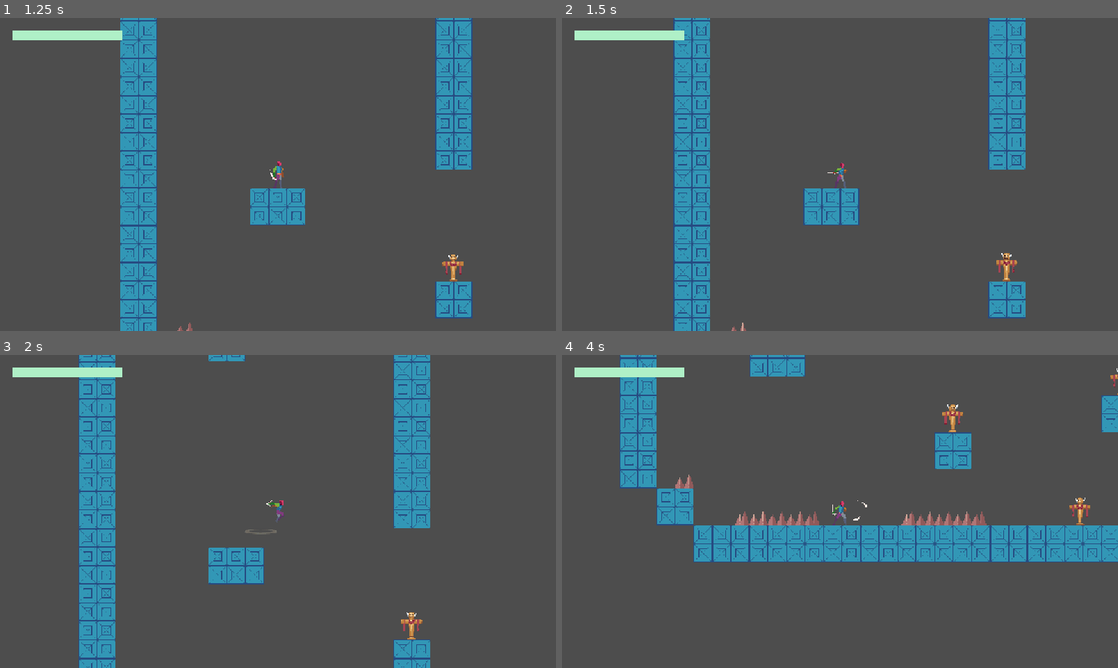
Above: before the commit, frames 1-4 (two rows, left to right).
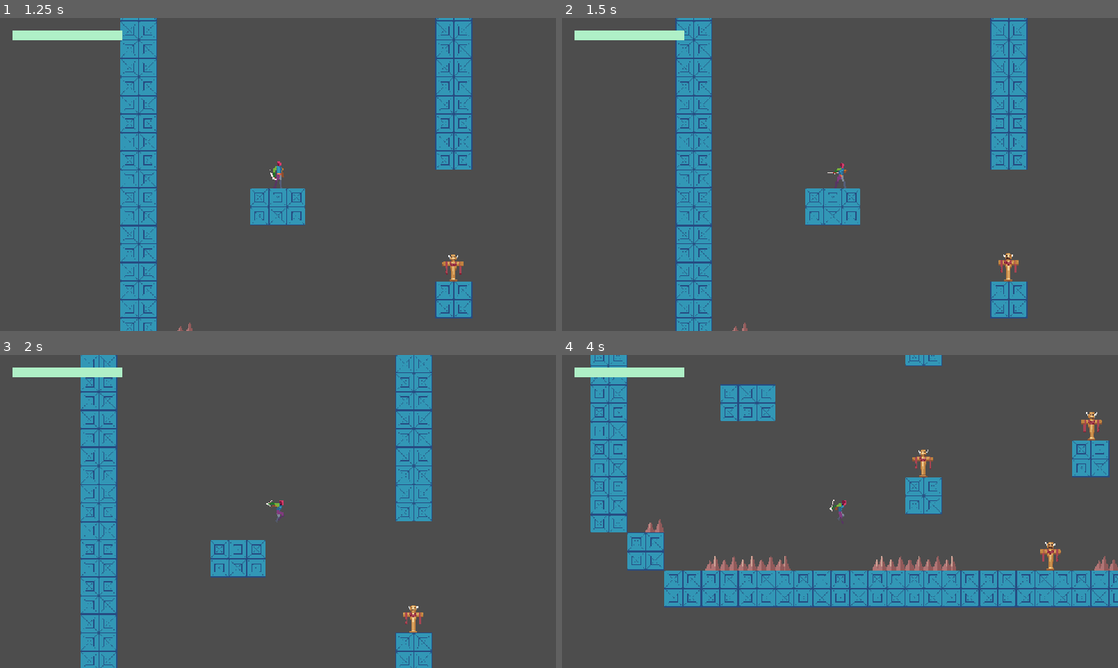
Above: after the commit, the same moments.

Repository: jbradlim08/MindBlade
Game: Godot game, scene res://scene/game/main_menu.tscn
The game is run twice, just before and just after one commit, with the same random seed, the same clock (stepped at 60 frames per second) and the same inputs.
Inputs (mouse positions are in pixels of both pictures, inside the frame that each line leads up to):
- Up to frame 1 (1.25 s): click (122, 174) at 0.5 s
- Up to frame 2 (1.5 s): tap Enter at 1.25 s; move the mouse to (962, 158) at 1.27 s; hold D (right) from 1.28 s (still down); hold Middle mouse button (middle-mouse) from 1.28 s (still down); click (962, 158) at 1.35 s
- Up to frame 3 (2 s): keep holding D (right); keep holding Middle mouse button (middle-mouse); tap Space (jump) at 1.52, 1.82 s
- Up to frame 4 (4 s): move the mouse to (728, 527) at 2.02 s; release Middle mouse button (middle-mouse) at 2.03 s; tap Middle mouse button (middle-mouse) at 2.1 s; click (728, 527) at 2.17 s; tap Space (jump) at 2.27, 2.57, 3.77, 3.8 s; right-click (728, 527) at 2.3 s; move the mouse to (684, 514) at 2.77 s; release D (right) at 2.78 s; hold A (left) 2.78-3.53 s; right-click (684, 514) at 2.85 s; click (684, 514) at 2.92 s; tap Shift at 3.05, 3.6 s; move the mouse to (840, 505) at 3.52 s; hold D (right) from 3.53 s (still down); click (840, 505) at 3.67 s

Frame 1 is identical in both runs. In frame 2, 4.3% of the frame differs, in the area x 20-84%, y 0-100%; in frame 3, 6.2%; in frame 4, 33%, in the area x 5-100%, y 0-81%.

Commit message:
Change CollisionShape2D name to HitboxCollision for better readability. Fix bug of player attacking and jump in idle mode by adding a condition that player isn't allow to jump if the player is in JUMP state. Beautify the code with a lot of #region throughout the code

Diff:
--- a/character/base_player.gd
+++ b/character/base_player.gd
@@ -25,7 +25,7 @@
 @onready var sprite: Sprite2D = $Sprite2D
 @onready var anim: AnimationPlayer = $AnimationPlayer
 @onready var blades = $Blades.get_children()
-@onready var hitbox: CollisionShape2D = $Hitbox/CollisionShape2D
+@onready var hitbox: CollisionShape2D = $Hitbox/HitboxCollision
 
 var cur_state: PlayerState = PlayerState.IDLE
 var dir: float = 0.0
@@ -36,6 +36,7 @@
 var is_jump_attack: bool = false
 var can_jump_attack: bool = true
 var can_hurt: bool = true
+var enemy_pos: Vector2 = Vector2.ZERO
 
 func _ready() -> void:
 	SignalManager.on_player_die.connect(die)
@@ -46,25 +47,13 @@
 			#set_state(PlayerState.THROW)
 
 func _physics_process(delta: float) -> void:
-	get_dir_input()
 	apply_gravity(delta)
-	handle_jump()
-	handle_fall()
-	handle_movement()
-	update_facing()
-	update_hitbox_dir()
-	if is_attacking:
-		return
-	move_and_slide()
-
-	# after move_and_slide
-	reset_jump() # reset jump if satisfied
-	update_state() # update state every process
-
-#region Input
-func get_dir_input() -> void:
-	dir = Input.get_axis("left", "right")
-#endregion
+
+	#handle all input to movement, jump, and other states
+	handle_input()
+	if not is_attacking:
+		move_and_slide()
+	reset_jump() # reset jump after all movement
 
 #region Gravity
 func apply_gravity(delta: float) -> void:
@@ -72,10 +61,36 @@
 		velocity += get_gravity() * gravity_scale * delta
 #endregion
 
-#region Movement
+#region Handle State Input
+func get_dir_input() -> void:
+	dir = Input.get_axis("left", "right")
+
+func check_movement() -> void:
+	if not is_on_floor():
+		return
+	if dir != 0:
+		set_state(PlayerState.RUN)
+	else:
+		set_state(PlayerState.IDLE)
+
+func check_fall() -> void:
+	if not is_on_floor():
+		if velocity.y >= 0:
+			is_jump_attack = false
+			set_state(PlayerState.FALL)
+			# this is to prevent throw state condition being paused
+
+func handle_movement() -> void:
+	if dir != 0:
+		velocity.x = dir * speed
+	else:
+		# gradually slow down
+		velocity.x = move_toward(velocity.x, 0, speed)
+
 func handle_jump() -> void:
 	# Start jump
 	if Input.is_action_just_pressed("jump") and jump_count < max_jumps and not is_jump_attack:
+		set_state(PlayerState.JUMP)
 		velocity.y = jump_velocity
 		if is_on_floor():
 			jump_count += 1
@@ -83,10 +98,10 @@
 		else:
 			jump_count += max_jumps
 			SignalManager.on_jump_on_air.emit(global_position)
-
 	# Release early = shorter jump
 	if Input.is_action_just_released("jump") and velocity.y < 0.0 and not is_jump_attack:
-		velocity.y *= jump_cut_multiplier
+		if GameManager.can_get_input:
+			velocity.y *= jump_cut_multiplier
 
 func reset_jump() -> void:
 	if is_on_floor():
@@ -97,14 +112,25 @@
 	if Input.is_action_just_pressed("down") and not is_on_floor() and cur_state != PlayerState.JUMP_ATTACK:
 		velocity.y = fall_velocity
 
-func handle_movement() -> void:
-	if dir != 0:
-		velocity.x = dir * speed
-	else:
-		# gradually slow down
-		velocity.x = move_toward(velocity.x, 0, speed)
+
+func handle_attack() -> void:
+	if Input.is_action_just_pressed("left-click"):
+		if is_on_floor() and not is_attacking and cur_state != PlayerState.JUMP:
+			set_state(PlayerState.ATTACK)
+		else:
+			if can_jump_attack:
+				set_state(PlayerState.JUMP_ATTACK)
+
+	if Input.is_action_just_released("left-click") and not is_on_floor() and cur_state != PlayerState.FALL:
+		if GameManager.can_get_input:
+			velocity.y *= jump_cut_multiplier
+
+func handle_throw() -> void:
+	if Input.is_action_just_pressed("right-click"):
+		set_state(PlayerState.THROW)
 
 func update_facing() -> void:
+	# not allowed player to flip sprite when jump attack
 	if cur_state == PlayerState.JUMP_ATTACK:
 		sprite.flip_h = sprite.flip_h
 		return
@@ -119,39 +145,23 @@
 		hitbox.position.x = 28
 	else:
 		hitbox.position.x = -28
-#endregion
-
-#region State
-func update_state() -> void:
-	if is_on_floor():
-		if dir != 0:
-			set_state(PlayerState.RUN)
-		else:
-			set_state(PlayerState.IDLE)
-
-	if not is_on_floor():
-		if velocity.y >= 0:
-			is_jump_attack = false
-			# this is to prevent throw state condition being paused
-		if not is_jump_attack:
-			if velocity.y < 0:
-				set_state(PlayerState.JUMP)
-			else:
-				set_state(PlayerState.FALL)
-
-	if Input.is_action_just_pressed("right-click"):
-		set_state(PlayerState.THROW)
-
-	if Input.is_action_just_pressed("left-click"):
-		if is_on_floor():
-			set_state(PlayerState.ATTACK)
-		else:
-			if can_jump_attack:
-				set_state(PlayerState.JUMP_ATTACK)
-
-	if Input.is_action_just_released("left-click") and not is_on_floor() and cur_state != PlayerState.FALL:
-		velocity.y *= jump_cut_multiplier
-
+
+func handle_input() -> void:
+	if GameManager.can_get_input == false and is_attacking:
+		return
+	get_dir_input()
+	check_movement()
+	check_fall()
+	handle_jump()
+	handle_fall()
+	handle_movement()
+	handle_attack()
+	handle_throw()
+	update_facing()
+	update_hitbox_dir()
+#endregion
+
+#region State: One-Time Execution
 # only run once after new state
 func set_state(new_state: PlayerState) -> void:
 	if is_attacking:
@@ -182,7 +192,6 @@
 
 # one-time assignment
 func idle() -> void:
-	hitbox.disabled = true
 	anim.play("idle")
 
 func run() -> void:
@@ -195,27 +204,41 @@
 	anim.play("fall")
 
 func attack() -> void:
+	GameManager.can_get_input = false
+
 	is_attacking = true
 	attack_phase = (attack_phase + 1) % attack_cycle
 	anim.play("attack_0%s" % str(attack_phase + 1))
 	await anim.animation_finished
 	is_attacking = false
 
+	GameManager.can_get_input = true
+
 func jump_attack() -> void:
 	is_jump_attack = true
 	can_jump_attack = false
 	velocity.y = jump_velocity * 0.9
 	anim.play("jump_attack")
 
+
 func throw() -> void:
+	# spawn crosshair
 	SignalManager.on_throw_blade.emit(get_global_mouse_position(), has_orbitting_blade())
 
 func hurt() -> void:
 	set_physics_process(false)
+	set_physics_process(true)
+	GameManager.can_get_input = false
+
+	var dir: float = sign(global_position.x - enemy_pos.x)
+	velocity.x = dir * 200.0
+	velocity.y = -150.0
+
 	anim.play("hurt")
 	await anim.animation_finished
-	set_physics_process(true)
 	can_hurt = true
+
+	GameManager.can_get_input = true
 
 func die() -> void:
 	print('player die')
@@ -229,16 +252,19 @@
 	return false
 
 func final_dmg() -> int:
-	var crit_chance = 0.2
+	var crit_chance = 1
 	if randf() < crit_chance:
+		# freeze the game a bit
+		SignalManager.on_player_crit.emit()
 		return DataManager.get_player_dmg() * DataManager.get_player_crit_multiplier()
 
 	return DataManager.get_player_dmg()
 #endregion
 
 #region HealthPoint
-func take_damage(dmg: int) -> void:
+func take_damage(dmg: int, enemy_pos: Vector2) -> void:
 	if can_hurt:
+		self.enemy_pos = enemy_pos
 		can_hurt = false
 		set_state(PlayerState.HURT)
 		DataManager.decr_player_hp(dmg)
@@ -250,7 +276,7 @@
 #region Signal
 func _on_hitbox_area_entered(area: Area2D) -> void:
 	if area.is_in_group("enemy_hurt"):
-		area.get_parent().take_damage(final_dmg())
+		area.get_parent().take_damage(final_dmg(), global_position)
 
 
 func _on_hurtbox_body_entered(body: Node2D) -> void:
@@ -285,8 +311,8 @@
 			"lava":
 				pass
 
-		take_damage(dmg)
+		take_damage(dmg, danger_collision_pos)
 	else:
-		take_damage(DataManager.get_dmg_default())
-
-#endregion
+		take_damage(DataManager.get_dmg_default(), danger_collision_pos)
+
+#endregion
--- a/character/base_player.tscn
+++ b/character/base_player.tscn
@@ -17,14 +17,14 @@
 collision_layer = 2
 collision_mask = 32
 
-[node name="CollisionShape2D" type="CollisionShape2D" parent="Hitbox"]
+[node name="HitboxCollision" type="CollisionShape2D" parent="Hitbox"]
 disabled = true
 
 [node name="Hurtbox" type="Area2D" parent="." groups=["player_hurt"]]
 collision_layer = 4
 collision_mask = 2064
 
-[node name="CollisionShape2D" type="CollisionShape2D" parent="Hurtbox"]
+[node name="HurtboxCollision" type="CollisionShape2D" parent="Hurtbox"]
 
 [node name="Blades" type="Node2D" parent="."]
 
--- a/character/vier/mind_blade.gd
+++ b/character/vier/mind_blade.gd
@@ -75,7 +75,7 @@
 		BladeState.RETURN:
 			init_return()
 
-#region One-Time Execution State
+#region State: One-Time Execution
 func init_orbit() -> void:
 	Utils.toggle_area2d(worldbox, false)
 	Utils.toggle_collision_shape(platformbox_shape, false)
@@ -140,7 +140,7 @@
 	trail.set_process(true)
 #endregion
 
-#region Loop Execution State
+#region State: Loop Execution
 func orbit() -> void:
 	global_position = get_parent().global_position + orbit_offset
 
@@ -196,7 +196,7 @@
 
 func _on_hitbox_area_entered(body: Node2D) -> void:
 	set_state(BladeState.RETURN)
-	body.get_parent().take_damage(DataManager.get_blade_dmg())
+	body.get_parent().take_damage(DataManager.get_blade_dmg(), global_position)
 
 # for recalling the blade one by one
 func _on_clickbox_input_event(_viewport: Node, event: InputEvent, _shape_idx: int) -> void:
--- a/character/vier/vier.tscn
+++ b/character/vier/vier.tscn
@@ -9,7 +9,7 @@
 size = Vector2(10, 46)
 
 [sub_resource type="RectangleShape2D" id="RectangleShape2D_oboqb"]
-size = Vector2(40, 38)
+size = Vector2(38, 42)
 
 [sub_resource type="RectangleShape2D" id="RectangleShape2D_wglvv"]
 size = Vector2(12, 48)
@@ -31,38 +31,38 @@
 tracks/1/type = "value"
 tracks/1/imported = false
 tracks/1/enabled = true
-tracks/1/path = NodePath("Hitbox/CollisionShape2D:disabled")
-tracks/1/interp = 1
-tracks/1/loop_wrap = true
-tracks/1/keys = {
-"times": PackedFloat32Array(0),
-"transitions": PackedFloat32Array(1),
-"update": 1,
-"values": [true]
+tracks/1/path = NodePath("Sprite2D:self_modulate")
+tracks/1/interp = 1
+tracks/1/loop_wrap = true
+tracks/1/keys = {
+"times": PackedFloat32Array(0),
+"transitions": PackedFloat32Array(1),
+"update": 0,
+"values": [Color(1, 1, 1, 1)]
 }
 tracks/2/type = "value"
 tracks/2/imported = false
 tracks/2/enabled = true
-tracks/2/path = NodePath("Sprite2D:self_modulate")
+tracks/2/path = NodePath("Hitbox/HitboxCollision:disabled")
 tracks/2/interp = 1
 tracks/2/loop_wrap = true
 tracks/2/keys = {
 "times": PackedFloat32Array(0),
 "transitions": PackedFloat32Array(1),
-"update": 0,
-"values": [Color(1, 1, 1, 1)]
+"update": 1,
+"values": [true]
 }
 tracks/3/type = "value"
 tracks/3/imported = false
 tracks/3/enabled = true
-tracks/3/path = NodePath("Sprite2D:offset")
+tracks/3/path = NodePath("Hurtbox/HurtboxCollision:disabled")
 tracks/3/interp = 1
 tracks/3/loop_wrap = true
 tracks/3/keys = {
 "times": PackedFloat32Array(0),
 "transitions": PackedFloat32Array(1),
-"update": 0,
-"values": [Vector2(0, -25)]
+"update": 1,
+"values": [false]
 }
 
 [sub_resource type="Animation" id="Animation_i36me"]
@@ -84,14 +84,14 @@
 tracks/1/type = "value"
 tracks/1/imported = false
 tracks/1/enabled = true
-tracks/1/path = NodePath("Hitbox/CollisionShape2D:disabled")
+tracks/1/path = NodePath("Hitbox/HitboxCollision:disabled")
 tracks/1/interp = 1
 tracks/1/loop_wrap = true
 tracks/1/keys = {
 "times": PackedFloat32Array(0, 0.15, 0.2, 0.3),
 "transitions": PackedFloat32Array(1, 1, 1, 1),
 "update": 1,
-"values": [true, false, true, true]
+"values": [true, false, false, true]
 }
 
 [sub_resource type="Animation" id="Animation_pp6xm"]
@@ -113,14 +113,14 @@
 tracks/1/type = "value"
 tracks/1/imported = false
 tracks/1/enabled = true
-tracks/1/path = NodePath("Hitbox/CollisionShape2D:disabled")
+tracks/1/path = NodePath("Hitbox/HitboxCollision:disabled")
 tracks/1/interp = 1
 tracks/1/loop_wrap = true
 tracks/1/keys = {
 "times": PackedFloat32Array(0, 0.15, 0.2, 0.3),
 "transitions": PackedFloat32Array(1, 1, 1, 1),
 "update": 1,
-"values": [true, false, true, true]
+"values": [true, false, false, true]
 }
 
 [sub_resource type="Animation" id="Animation_egn41"]
@@ -139,10 +139,22 @@
 "update": 1,
 "values": [21]
 }
+tracks/1/type = "value"
+tracks/1/imported = false
+tracks/1/enabled = true
+tracks/1/path = NodePath("Hitbox/HitboxCollision:disabled")
+tracks/1/interp = 1
+tracks/1/loop_wrap = true
+tracks/1/keys = {
+"times": PackedFloat32Array(0),
+"transitions": PackedFloat32Array(1),
+"update": 1,
+"values": [true]
+}
 
 [sub_resource type="Animation" id="Animation_bbhbi"]
 resource_name = "hurt"
-length = 0.4
+length = 0.3
 step = 0.05
 tracks/0/type = "value"
 tracks/0/imported = false
@@ -151,7 +163,7 @@
 tracks/0/interp = 1
 tracks/0/loop_wrap = true
 tracks/0/keys = {
-"times": PackedFloat32Array(0, 0.35, 0.4),
+"times": PackedFloat32Array(0, 0.25, 0.3),
 "transitions": PackedFloat32Array(1, 1, 1),
 "update": 0,
 "values": [Color(0.991034, 0.34391, 0.327498, 1), Color(0.986555, 0.251325, 0.25828, 1), Color(1, 1, 1, 1)]
@@ -167,18 +179,6 @@
 "transitions": PackedFloat32Array(1),
 "update": 1,
 "values": [34]
-}
-tracks/2/type = "value"
-tracks/2/imported = false
-tracks/2/enabled = true
-tracks/2/path = NodePath("Sprite2D:offset")
-tracks/2/interp = 2
-tracks/2/loop_wrap = true
-tracks/2/keys = {
-"times": PackedFloat32Array(0, 0.05, 0.4),
-"transitions": PackedFloat32Array(1, 1, 1),
-"update": 0,
-"values": [Vector2(0, -25), Vector2(0, -31), Vector2(0, -25)]
 }
 
 [sub_resource type="Animation" id="Animation_wglvv"]
@@ -210,6 +210,18 @@
 "update": 0,
 "values": [Color(1, 1, 1, 1)]
 }
+tracks/2/type = "value"
+tracks/2/imported = false
+tracks/2/enabled = true
+tracks/2/path = NodePath("Hitbox/HitboxCollision:disabled")
+tracks/2/interp = 1
+tracks/2/loop_wrap = true
+tracks/2/keys = {
+"times": PackedFloat32Array(0),
+"transitions": PackedFloat32Array(1),
+"update": 1,
+"values": [true]
+}
 
 [sub_resource type="Animation" id="Animation_5j0gu"]
 resource_name = "jump"
@@ -227,10 +239,22 @@
 "update": 1,
 "values": [20]
 }
+tracks/1/type = "value"
+tracks/1/imported = false
+tracks/1/enabled = true
+tracks/1/path = NodePath("Hitbox/HitboxCollision:disabled")
+tracks/1/interp = 1
+tracks/1/loop_wrap = true
+tracks/1/keys = {
+"times": PackedFloat32Array(0),
+"transitions": PackedFloat32Array(1),
+"update": 1,
+"values": [true]
+}
 
 [sub_resource type="Animation" id="Animation_80jhu"]
 resource_name = "jump_attack"
-length = 0.4
+length = 0.3
 step = 0.05
 tracks/0/type = "value"
 tracks/0/imported = false
@@ -247,14 +271,14 @@
 tracks/1/type = "value"
 tracks/1/imported = false
 tracks/1/enabled = true
-tracks/1/path = NodePath("Hitbox/CollisionShape2D:disabled")
-tracks/1/interp = 1
-tracks/1/loop_wrap = true
-tracks/1/keys = {
-"times": PackedFloat32Array(0, 0.1),
-"transitions": PackedFloat32Array(1, 1),
-"update": 1,
-"values": [false, true]
+tracks/1/path = NodePath("Hitbox/HitboxCollision:disabled")
+tracks/1/interp = 1
+tracks/1/loop_wrap = true
+tracks/1/keys = {
+"times": PackedFloat32Array(0, 0.0001, 0.1, 0.2, 0.3),
+"transitions": PackedFloat32Array(1, 1, 1, 1, 1),
+"update": 1,
+"values": [true, true, false, false, true]
 }
 
 [sub_resource type="Animation" id="Animation_oboqb"]
@@ -273,6 +297,18 @@
 "transitions": PackedFloat32Array(1, 1, 1, 1, 1, 1, 1, 1),
 "update": 1,
 "values": [12, 13, 14, 15, 16, 17, 18, 19]
+}
+tracks/1/type = "value"
+tracks/1/imported = false
+tracks/1/enabled = true
+tracks/1/path = NodePath("Hitbox/HitboxCollision:disabled")
+tracks/1/interp = 1
+tracks/1/loop_wrap = true
+tracks/1/keys = {
+"times": PackedFloat32Array(0),
+"transitions": PackedFloat32Array(1),
+"update": 1,
+"values": [true]
 }
 
 [sub_resource type="AnimationLibrary" id="AnimationLibrary_5j0gu"]
@@ -300,11 +336,11 @@
 [node name="CollisionShape2D" parent="." index="1"]
 shape = SubResource("RectangleShape2D_bje3g")
 
-[node name="CollisionShape2D" parent="Hitbox" index="0"]
+[node name="HitboxCollision" parent="Hitbox" index="0"]
 position = Vector2(28, 0)
 shape = SubResource("RectangleShape2D_oboqb")
 
-[node name="CollisionShape2D" parent="Hurtbox" index="0"]
+[node name="HurtboxCollision" parent="Hurtbox" index="0"]
 shape = SubResource("RectangleShape2D_wglvv")
 
 [node name="MindBlade" parent="Blades" index="0" instance=ExtResource("4_qybrf")]
--- a/enemy/base_enemy.gd
+++ b/enemy/base_enemy.gd
@@ -12,6 +12,7 @@
 @export var is_exhibition: bool = false
 
 var player_ref: Player
+var player_pos: Vector2 = Vector2.ZERO
 var hp: float
 var points: int
 
@@ -28,7 +29,8 @@
 	pass
 
 #region HealthPoint
-func take_damage(amount: int) -> void:
+func take_damage(amount: int, player_pos: Vector2) -> void:
+	self.player_pos = player_pos
 	health_bar.show()
 	hp -= amount
 	print(hp)
--- a/enemy/ground/dummy.tscn
+++ b/enemy/ground/dummy.tscn
@@ -9,7 +9,8 @@
 height = 48.0
 
 [sub_resource type="CapsuleShape2D" id="CapsuleShape2D_h0msb"]
-radius = 14.0
+radius = 8.0
+height = 48.0
 
 [sub_resource type="CapsuleShape2D" id="CapsuleShape2D_e5t8v"]
 radius = 7.0
--- a/enemy/ground/ground_enemy.gd
+++ b/enemy/ground/ground_enemy.gd
@@ -113,8 +113,8 @@
 #endregion
 
 #region HealthPoint
-func take_damage(amount: int) -> void:
-	super(amount)
+func take_damage(amount: int, player_pos: Vector2) -> void:
+	super(amount, player_pos)
 	set_state(GroundEnemyState.HURT)
 	health_bar.set_hp(hp)
 #endregion
@@ -135,7 +135,7 @@
 
 func _on_hitbox_area_entered(area: Area2D) -> void:
 	if area.is_in_group("player_hurt"):
-		area.get_parent().take_damage(DataManager.get_dmg_default())
+		area.get_parent().take_damage(DataManager.get_dmg_default(), global_position)
 
 
 #endregion
--- /dev/null
+++ b/global/game_manager.gd
@@ -0,0 +1,4 @@
+extends Node
+
+
+var can_get_input: bool = true
--- a/global/signal_manager.gd
+++ b/global/signal_manager.gd
@@ -5,3 +5,4 @@
 signal on_jump_on_air(pos: Vector2)
 signal on_player_hurt()
 signal on_player_die()
+signal on_player_crit()
--- a/project.godot
+++ b/project.godot
@@ -7,6 +7,10 @@
 ;   param=value ; assign values to parameters
 
 config_version=5
+
+[animation]
+
+warnings/check_invalid_track_paths=false
 
 [application]
 
@@ -24,6 +28,7 @@
 SignalManager="*res://global/signal_manager.gd"
 DataManager="*res://global/data_manager.gd"
 SceneManager="*res://global/scene_manager.gd"
+GameManager="*res://global/game_manager.gd"
 
 [display]
 
--- a/scene/game/level.tscn
+++ b/scene/game/level.tscn
@@ -1,6 +1,7 @@
-[gd_scene load_steps=9 format=4 uid="uid://bcfyp34txl5im"]
+[gd_scene load_steps=10 format=4 uid="uid://bcfyp34txl5im"]
 
 [ext_resource type="TileSet" uid="uid://ducwxloebsugx" path="res://asset/art/tileset/level.tres" id="1_bddx0"]
+[ext_resource type="Script" uid="uid://cty6v26qub14x" path="res://script/all_scene.gd" id="1_kapys"]
 [ext_resource type="PackedScene" uid="uid://cj8jl8u1umq2a" path="res://danger/danger.tscn" id="2_1gpe7"]
 [ext_resource type="PackedScene" uid="uid://d2x7wqfo1uvng" path="res://character/vier/vier.tscn" id="2_jnrmd"]
 [ext_resource type="PackedScene" uid="uid://b4w8uei0ypupa" path="res://scene/object_container.tscn" id="3_jnrmd"]
@@ -12,6 +13,7 @@
 size = Vector2(1278, 20)
 
 [node name="Level" type="Node2D"]
+script = ExtResource("1_kapys")
 
 [node name="PlatformTester" type="StaticBody2D" parent="."]
 collision_layer = 512
--- a/scene/game/main_menu.tscn
+++ b/scene/game/main_menu.tscn
@@ -1,8 +1,10 @@
-[gd_scene load_steps=12 format=4 uid="uid://bqq0o1811uawh"]
+[gd_scene load_steps=14 format=4 uid="uid://bqq0o1811uawh"]
 
 [ext_resource type="PackedScene" uid="uid://taq2sk6alx4u" path="res://scene/ui/main_menu_button.tscn" id="1_4myw8"]
 [ext_resource type="TileSet" uid="uid://ducwxloebsugx" path="res://asset/art/tileset/level.tres" id="1_kmkp2"]
+[ext_resource type="Script" uid="uid://cty6v26qub14x" path="res://script/all_scene.gd" id="1_tum4m"]
 [ext_resource type="PackedScene" uid="uid://d2x7wqfo1uvng" path="res://character/vier/vier.tscn" id="2_mh7ac"]
+[ext_resource type="PackedScene" uid="uid://bnqvrqe4d6f3i" path="res://scene/camera.tscn" id="4_iml6r"]
 [ext_resource type="PackedScene" uid="uid://b4w8uei0ypupa" path="res://scene/object_container.tscn" id="4_mh7ac"]
 [ext_resource type="PackedScene" uid="uid://dgjtr7fuothm1" path="res://enemy/ground/dummy.tscn" id="5_co4q6"]
 [ext_resource type="LabelSettings" uid="uid://b3ta8r32e3tg5" path="res://asset/fonts/pixel_font.tres" id="5_qp108"]
@@ -75,6 +77,7 @@
 }
 
 [node name="MainMenu" type="Node2D"]
+script = ExtResource("1_tum4m")
 
 [node name="Ground" type="TileMapLayer" parent="."]
 z_index = -10
@@ -84,26 +87,25 @@
 [node name="Vier" parent="." groups=["player"] instance=ExtResource("2_mh7ac")]
 position = Vector2(498, -16)
 
-[node name="Camera2D" type="Camera2D" parent="Vier"]
-zoom = Vector2(1.2, 1.2)
+[node name="Camera" parent="Vier" instance=ExtResource("4_iml6r")]
 
 [node name="ObjectContainer" parent="." instance=ExtResource("4_mh7ac")]
 
 [node name="Dummies" type="Node2D" parent="."]
 
-[node name="Dummy" parent="Dummies" groups=["enemy"] instance=ExtResource("5_co4q6")]
+[node name="Dummy" parent="Dummies" instance=ExtResource("5_co4q6")]
 position = Vector2(816, 488)
 
-[node name="Dummy2" parent="Dummies" groups=["enemy"] instance=ExtResource("5_co4q6")]
+[node name="Dummy2" parent="Dummies" instance=ExtResource("5_co4q6")]
 position = Vector2(176, 488)
 
-[node name="Dummy3" parent="Dummies" groups=["enemy"] instance=ExtResource("5_co4q6")]
+[node name="Dummy3" parent="Dummies" instance=ExtResource("5_co4q6")]
 position = Vector2(336, 488)
 
-[node name="Dummy4" parent="Dummies" groups=["enemy"] instance=ExtResource("5_co4q6")]
+[node name="Dummy4" parent="Dummies" instance=ExtResource("5_co4q6")]
 position = Vector2(656, 488)
 
-[node name="Dummy5" parent="Dummies" groups=["enemy"] instance=ExtResource("5_co4q6")]
+[node name="Dummy5" parent="Dummies" instance=ExtResource("5_co4q6")]
 position = Vector2(496, 488)
 
 [node name="WelcomeLabel" type="Label" parent="."]
--- /dev/null
+++ b/script/all_scene.gd
@@ -0,0 +1,17 @@
+extends Node2D
+
+
+# Called when the node enters the scene tree for the first time.
+func _ready() -> void:
+	SignalManager.on_player_crit.connect(freeze_game)
+
+
+# Called every frame. 'delta' is the elapsed time since the previous frame.
+func _process(delta: float) -> void:
+	pass
+
+func freeze_game() -> void:
+	print('game freeze')
+	Engine.time_scale = 0.0
+	await get_tree().create_timer(0.15, true, false, true).timeout
+	Engine.time_scale = 1.0
Not shown, added: global/game_manager.gd.uid
Not shown, added: script/all_scene.gd.uid
